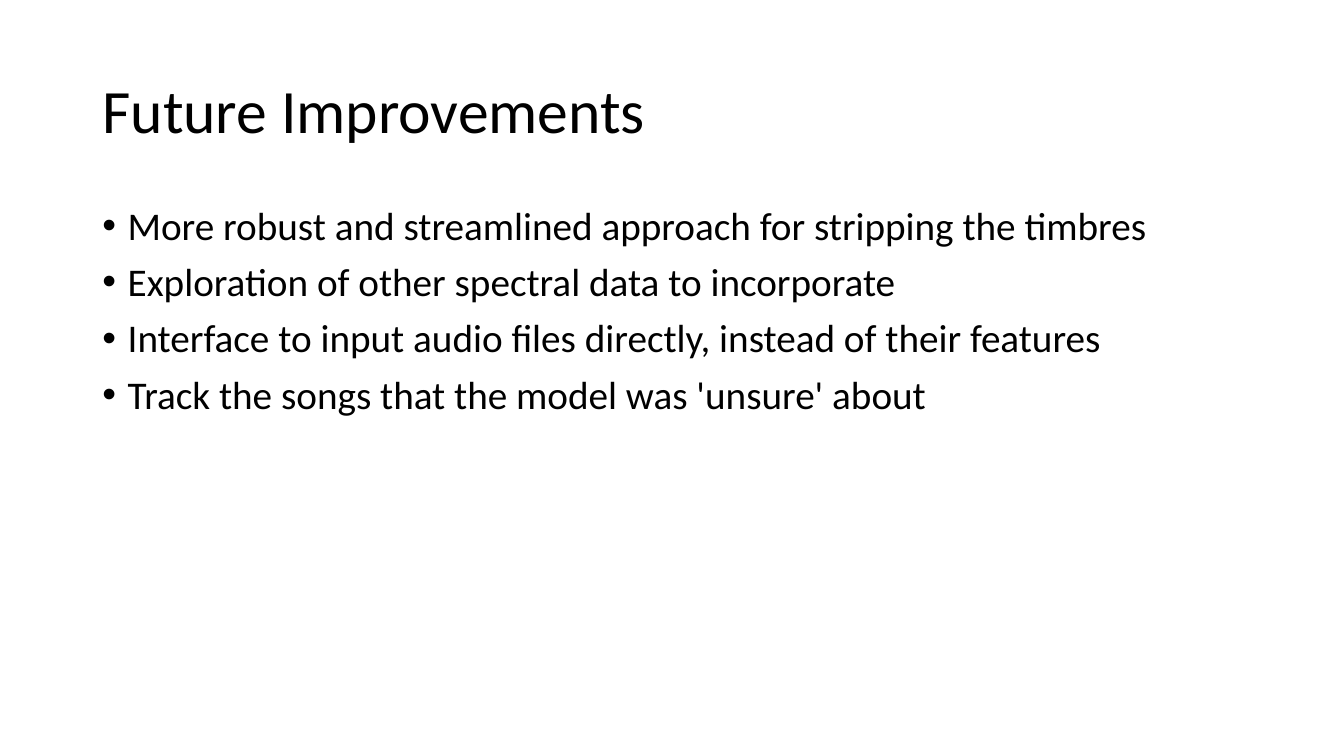
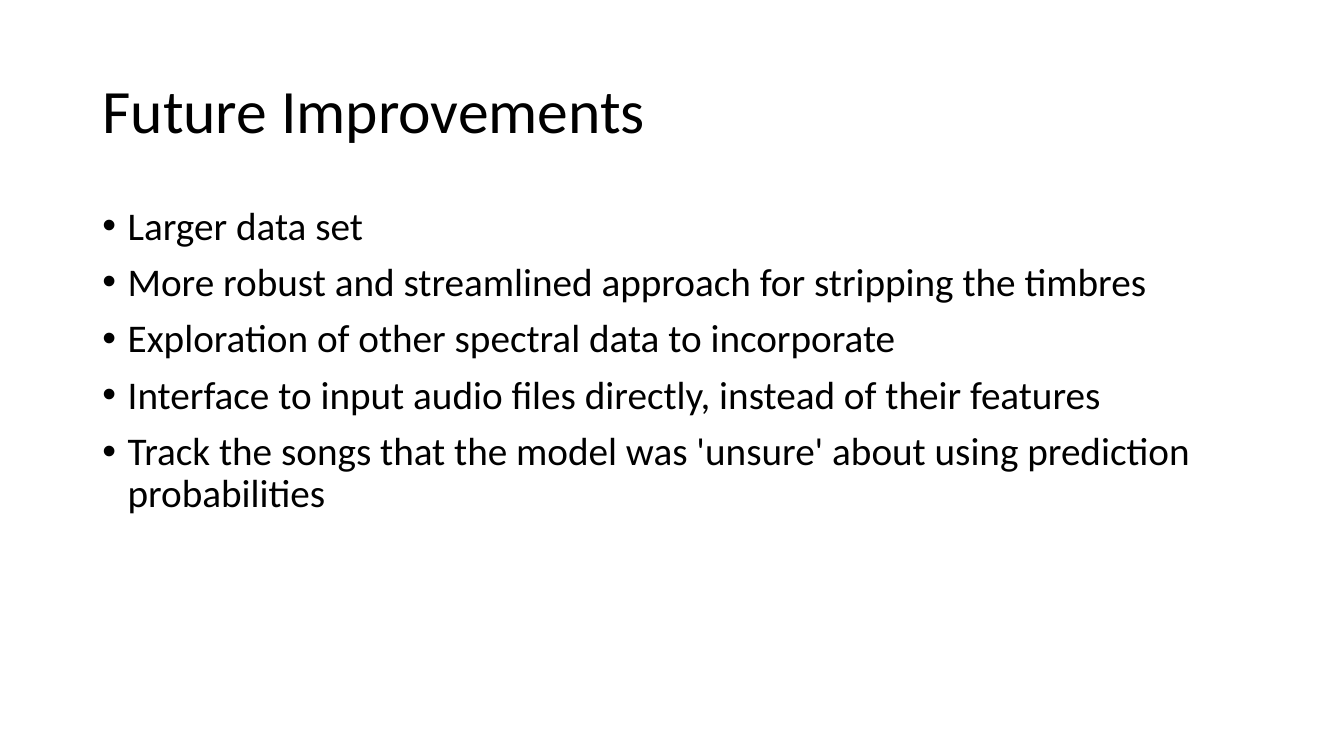
Before and after one commit to hmdev649/dsc-mod-3-project-seattle-ds-012720, a slide deck: slide 10 of reports/song-classifier.pptx. Drawn at 1344x756 pixels with LibreOffice and Linux fonts; fonts in the diff are those of the drawing. Boxes give left, top, right and bottom in pixels: in the first picture for what was removed or moved away, otherwise in the second. Text is boxed around its words. In the diff, an @@ line names an element or a change of style, - is before the commit and + after.

Commit message:
final presentation

```diff
--- a/reports/song-classifier.pptx
+++ b/reports/song-classifier.pptx
@@ text at [128, 212, 363, 247]: paragraph added @@
+• Larger data set
@@ text at [128, 437, 1189, 514]: text changed @@
-• Track the songs that the model was 'unsure' about
+• Track the songs that the model was 'unsure' about using prediction probabilities
```
Also in this commit, not shown: 2 other slides changed, 6 other files.
